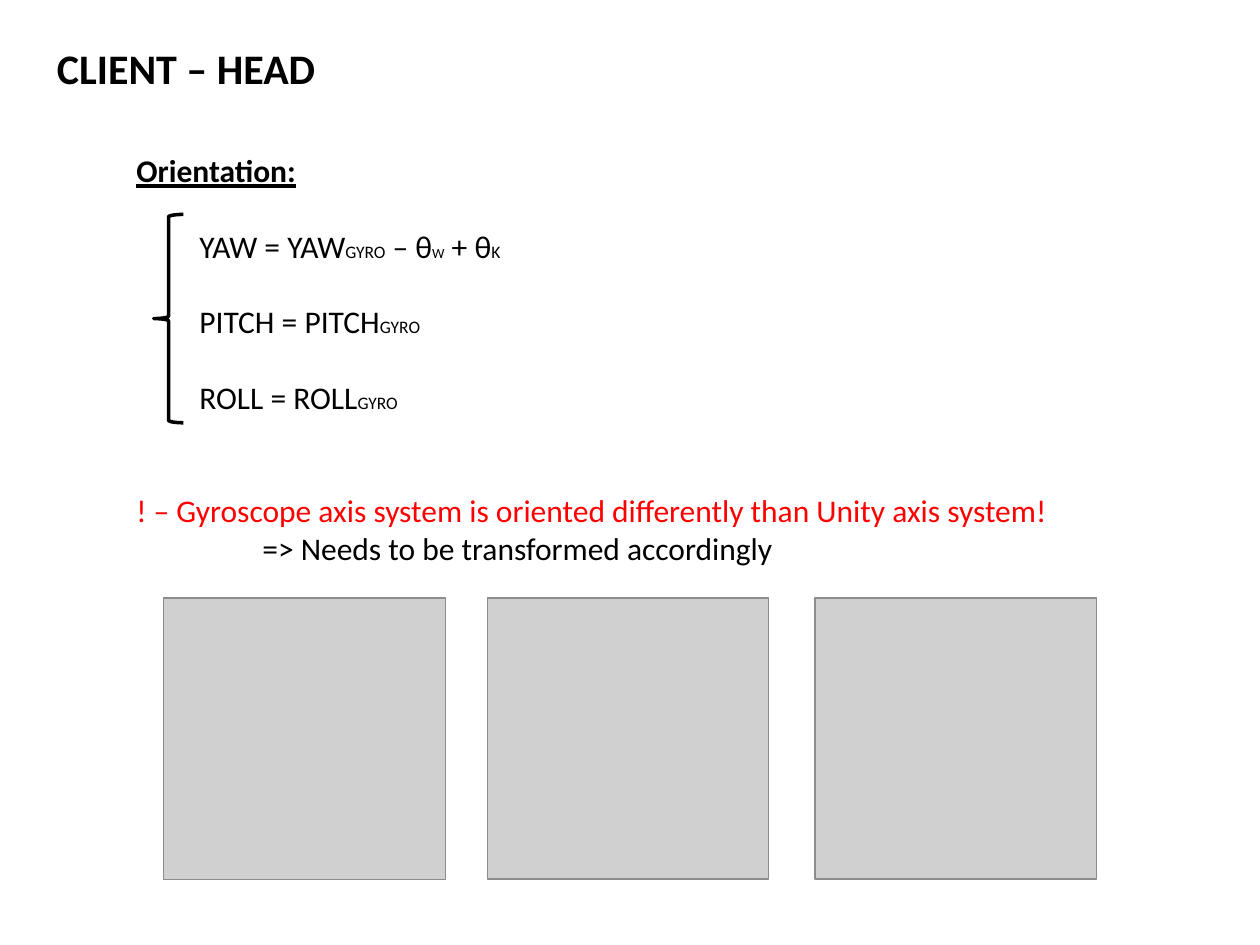
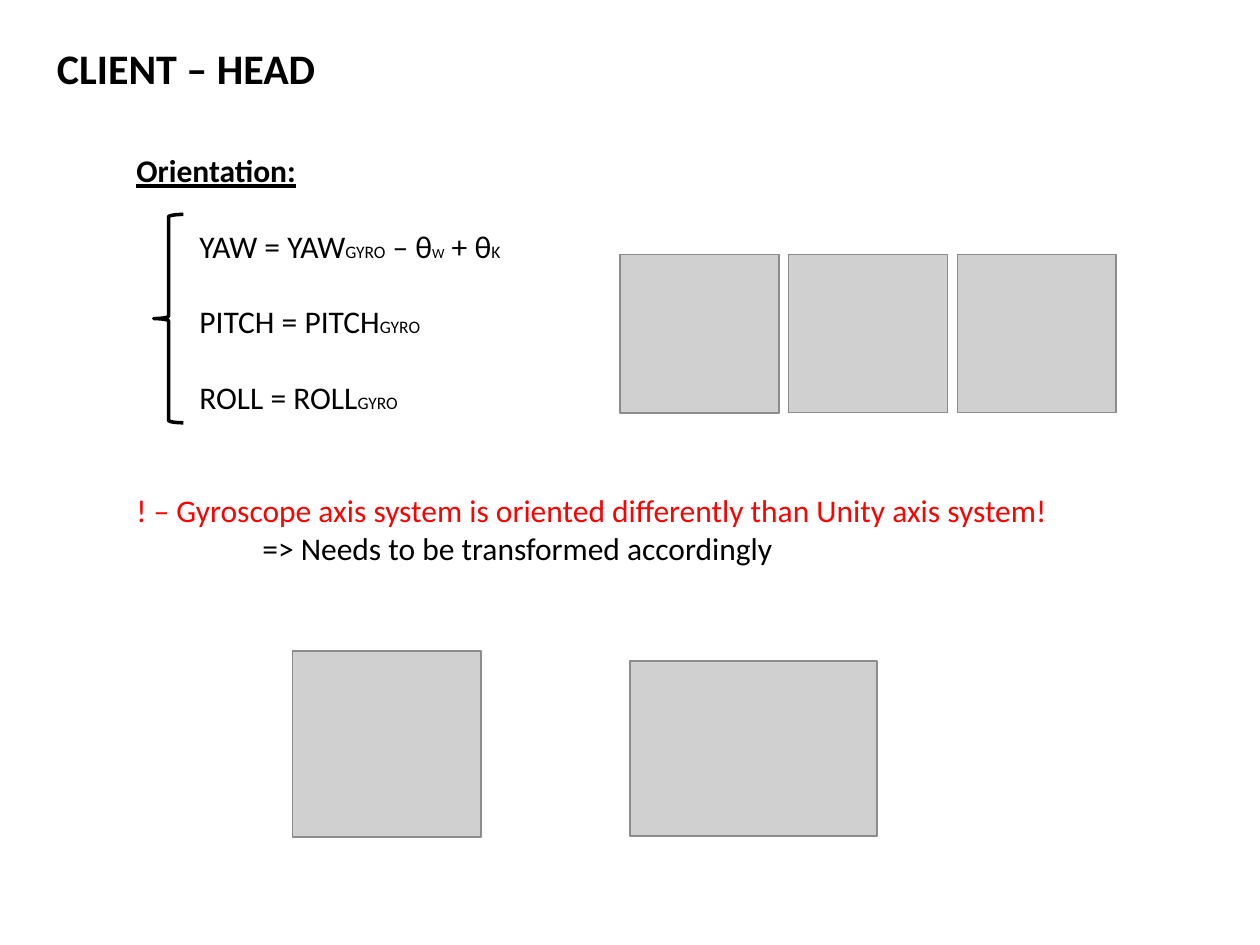
Before and after one commit to 2-REC/unity-kinect-xr, a slide deck: slide 12 of docs/KINECT_AR.pptx. Drawn at 1260x945 pixels with LibreOffice and Linux fonts; fonts in the diff are those of the drawing; grey boxes stand for pictures. Boxes give left, top, right and bottom in pixels: in the first picture for what was removed or moved away, otherwise in the second. Text is boxed around its words. In the diff, an @@ line names an element or a change of style, - is before the commit and + after.

```diff
--- a/docs/KINECT_AR.pptx
+++ b/docs/KINECT_AR.pptx
@@ picture: place and size @@
-picture at [164, 598, 446, 879]
+picture at [620, 255, 779, 413]
@@ picture: place and size @@
-picture at [488, 598, 769, 879]
+picture at [789, 255, 948, 413]
@@ picture: place and size @@
-picture at [815, 598, 1096, 879]
+picture at [958, 255, 1116, 413]
@@ picture added at [292, 651, 481, 838] @@
@@ picture added at [630, 662, 877, 837] @@
```
Also in this commit, not shown: 2 other slides changed, 2 other files.
